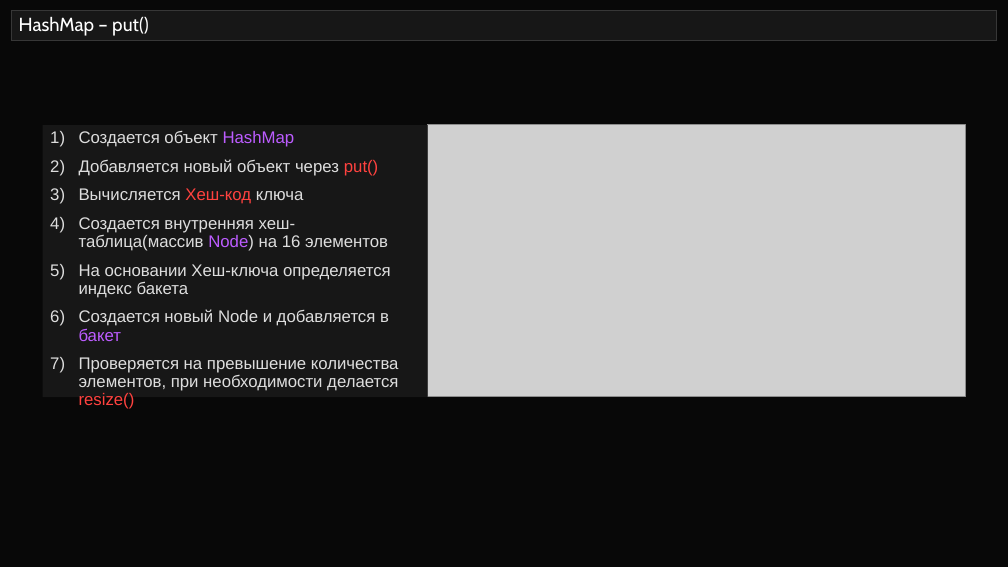
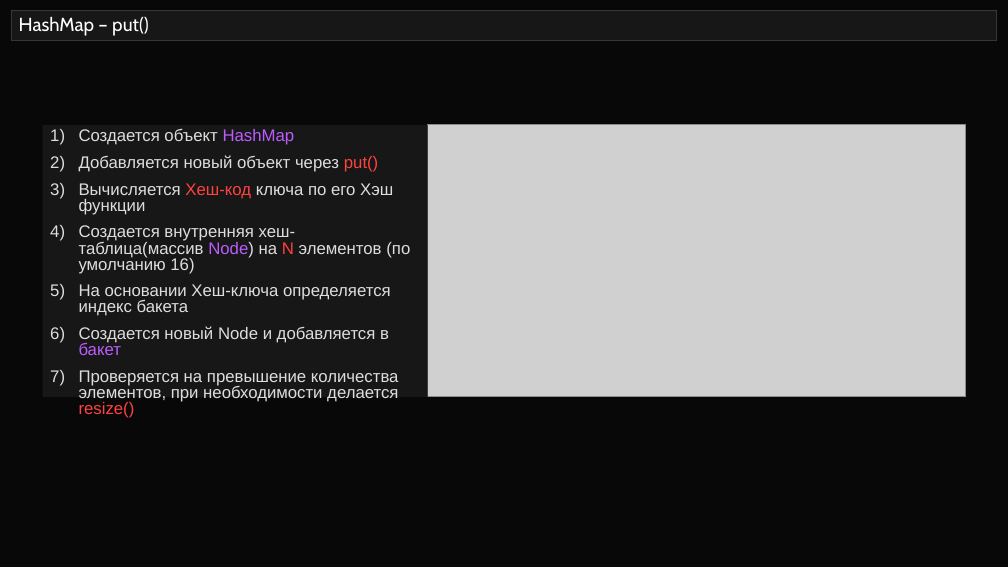
Before and after one commit to semusv/SIB_collect, a slide deck: slide 23 of Коллекции_v4.pptx. Drawn at 1008x567 pixels with LibreOffice and Linux fonts; fonts in the diff are those of the drawing; grey boxes stand for pictures. Boxes give left, top, right and bottom in pixels: in the first picture for what was removed or moved away, otherwise in the second. Text is boxed around its words. In the diff, an @@ line names an element or a change of style, - is before the commit and + after.

```diff
--- a/Коллекции_v4.pptx
+++ b/Коллекции_v4.pptx
@@ text in rectangle at (79, 129, 399, 402): line spacing 0.9 to 0.8 @@
@@ text in rectangle at (79, 183, 410, 274): text changed @@
-3) Вычисляется Хеш-код ключа
-4) Создается внутренняя хеш-таблица(массив Node) на 16 элементов
+3) Вычисляется Хеш-код ключа по его Хэш функции
+4) Создается внутренняя хеш-таблица(массив Node) на N элементов (по умолчанию 16)
```
Also in this commit, not shown: 4 other files.
